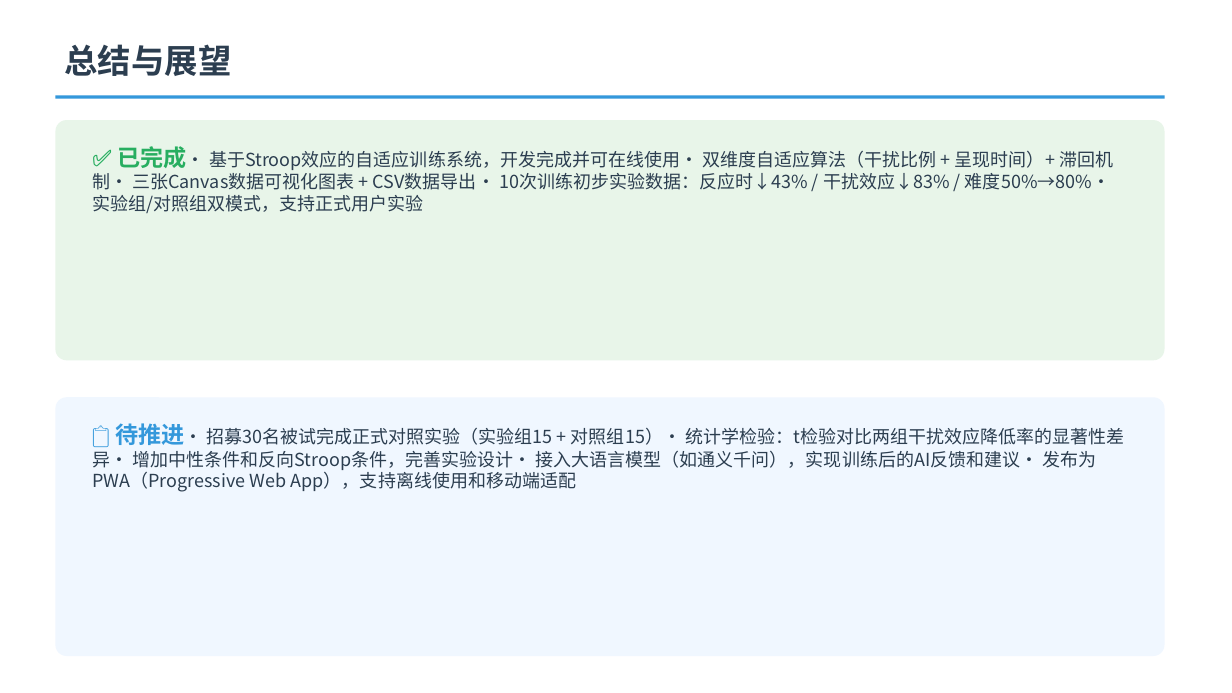
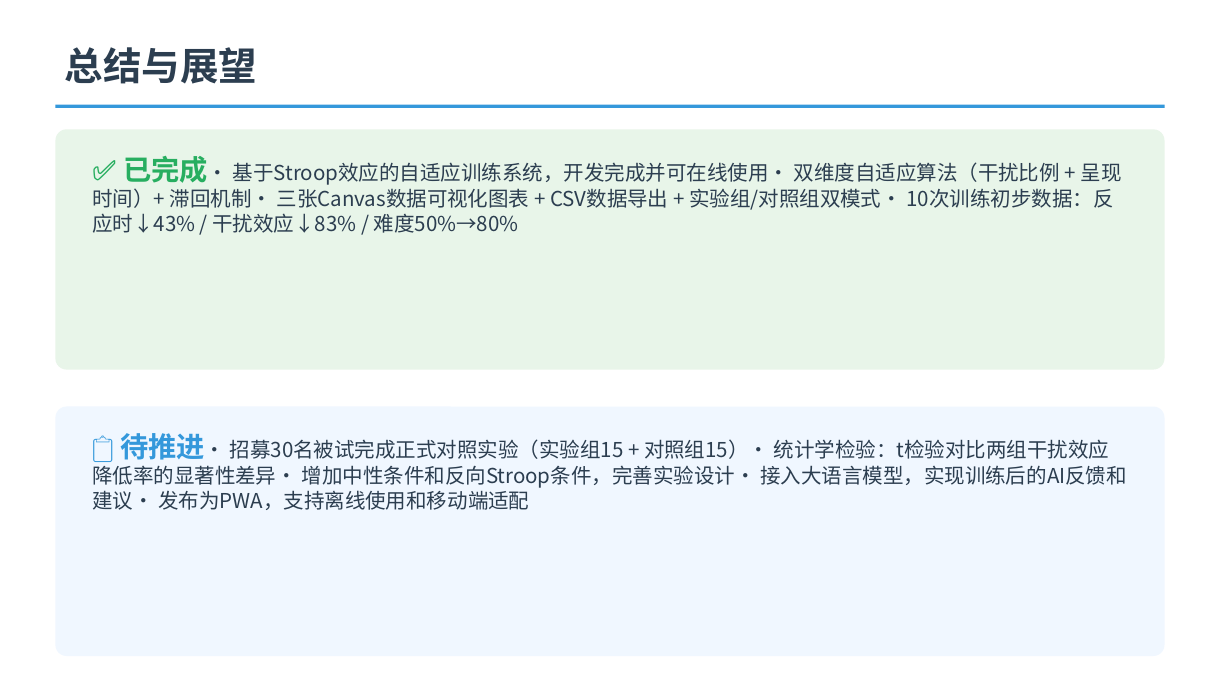
Before and after one commit to wangxi886/stroop-attention-trainer, a slide deck: slide 11 of Stroop自适应训练系统-期末汇报.pptx. Drawn at 1232x693 pixels with LibreOffice and Linux fonts; fonts in the diff are those of the drawing. Boxes give left, top, right and bottom in pixels: in the first picture for what was removed or moved away, otherwise in the second. Text is boxed around its words. In the diff, an @@ line names an element or a change of style, - is before the commit and + after.

```diff
--- a/Stroop自适应训练系统-期末汇报.pptx
+++ b/Stroop自适应训练系统-期末汇报.pptx
@@ text "总结与展望" at <box>65,47,257,84</box>: size 26 to 30 pt @@
@@ line moved from (55, 97) - (1165, 97) to (55, 106) - (1165, 106) @@
@@ rounded rectangle: place and size @@
-rounded rectangle at <box>55,120,1165,360</box>
+rounded rectangle at <box>55,129,1165,370</box>
@@ text at <box>92,156,1122,233</box>: text changed; size 14 to 16 pt @@
-✅ 已完成• 基于Stroop效应的自适应训练系统，开发完成并可在线使用• 双维度自适应算法（干扰比例 + 呈现时间）+ 滞回机制• 三张Canvas数据可视化图表 + CSV数据导出• 10次训练初步实验数据：反应时↓43% / 干扰效应↓83% / 难度50%→80%• 实验组/对照组双模式，支持正式用户实验
+✅ 已完成• 基于Stroop效应的自适应训练系统，开发完成并可在线使用• 双维度自适应算法（干扰比例 + 呈现时间）+ 滞回机制• 三张Canvas数据可视化图表 + CSV数据导出 + 实验组/对照组双模式• 10次训练初步数据：反应时↓43% / 干扰效应↓83% / 难度50%→80%
@@ rounded rectangle: place and size @@
-rounded rectangle at <box>55,397,1165,656</box>
+rounded rectangle at <box>55,407,1165,656</box>
@@ rounded rectangle at <box>55,407,1165,656</box>: proportions changed @@
@@ text at <box>120,433,1127,510</box>: text changed; size 14 to 16 pt @@
-📋 待推进• 招募30名被试完成正式对照实验（实验组15 + 对照组15）• 统计学检验：t检验对比两组干扰效应降低率的显著性差异• 增加中性条件和反向Stroop条件，完善实验设计• 接入大语言模型（如通义千问），实现训练后的AI反馈和建议• 发布为PWA（Progressive Web App），支持离线使用和移动端适配
+📋 待推进• 招募30名被试完成正式对照实验（实验组15 + 对照组15）• 统计学检验：t检验对比两组干扰效应降低率的显著性差异• 增加中性条件和反向Stroop条件，完善实验设计• 接入大语言模型，实现训练后的AI反馈和建议• 发布为PWA，支持离线使用和移动端适配
```
Also in this commit, not shown: 11 other slides changed.
